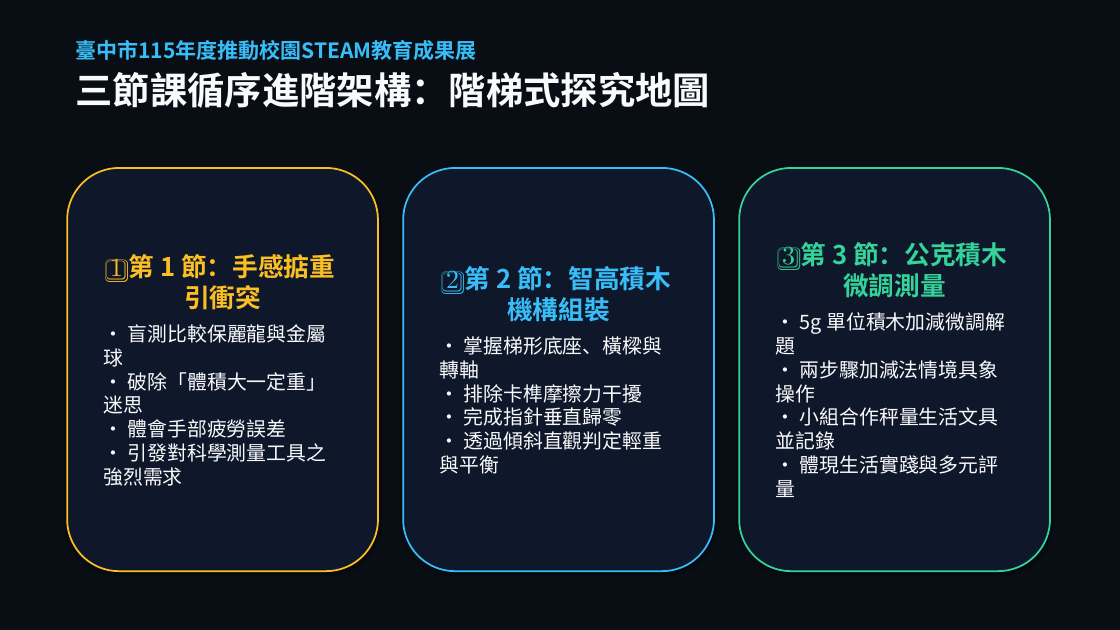
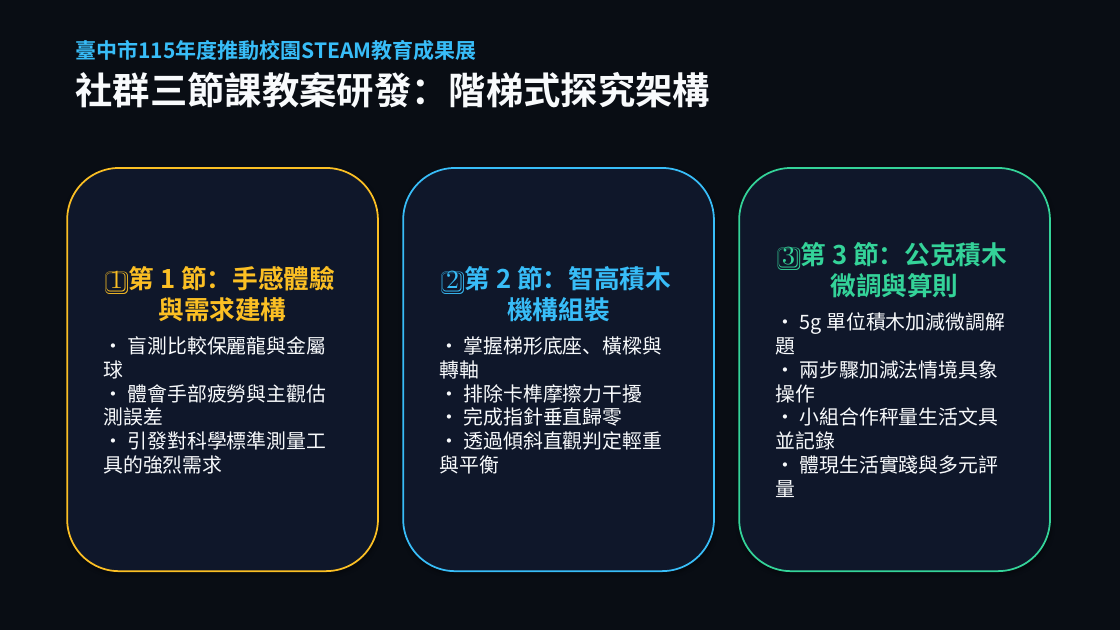
Before and after one commit to asc103138/steam-community-docs, a slide deck: slide 6 of 成果展繳交資料/臺中市梧棲區中正國小_STEAM成果展_5分鐘現場分享會簡報.pptx. Drawn at 1120x630 pixels with LibreOffice and Linux fonts; fonts in the diff are those of the drawing; background and template pictures are left out; a plain dark background stands for a picture behind light text. Boxes give left, top, right and bottom in pixels: in the first picture for what was removed or moved away, otherwise in the second. Text is boxed around its words. In the diff, an @@ line names an element or a change of style, - is before the commit and + after.

Commit message:
feat: 徹底修正拉桿方向邏輯，全面移除課堂迷思，100% 圍繞社群研發作為與具體成效

```diff
--- a/成果展繳交資料/臺中市梧棲區中正國小_STEAM成果展_5分鐘現場分享會簡報.pptx
+++ b/成果展繳交資料/臺中市梧棲區中正國小_STEAM成果展_5分鐘現場分享會簡報.pptx
@@ text at <box>75,72,710,108</box>: text changed @@
-三節課循序進階架構：階梯式探究地圖
+社群三節課教案研發：階梯式探究架構
@@ text in rounded rectangle at <box>103,266,335,474</box>: text changed @@
-1️⃣ 第 1 節：手感掂重引衝突
-• 盲測比較保麗龍與金屬球
-• 破除「體積大一定重」迷思
-• 體會手部疲勞誤差
-• 引發對科學測量工具之強烈需求
+1️⃣ 第 1 節：手感體驗與需求建構
+• 盲測比較保麗龍與金屬球
+• 體會手部疲勞與主觀估測誤差
+• 引發對科學標準測量工具的強烈需求
@@ text in rounded rectangle at <box>782,242,1007,298</box>: text changed @@
-3️⃣ 第 3 節：公克積木微調測量
+3️⃣ 第 3 節：公克積木微調與算則
```
Also in this commit, not shown: 9 other slides changed, 2 slides added, 2 slides removed, 12 other files.
